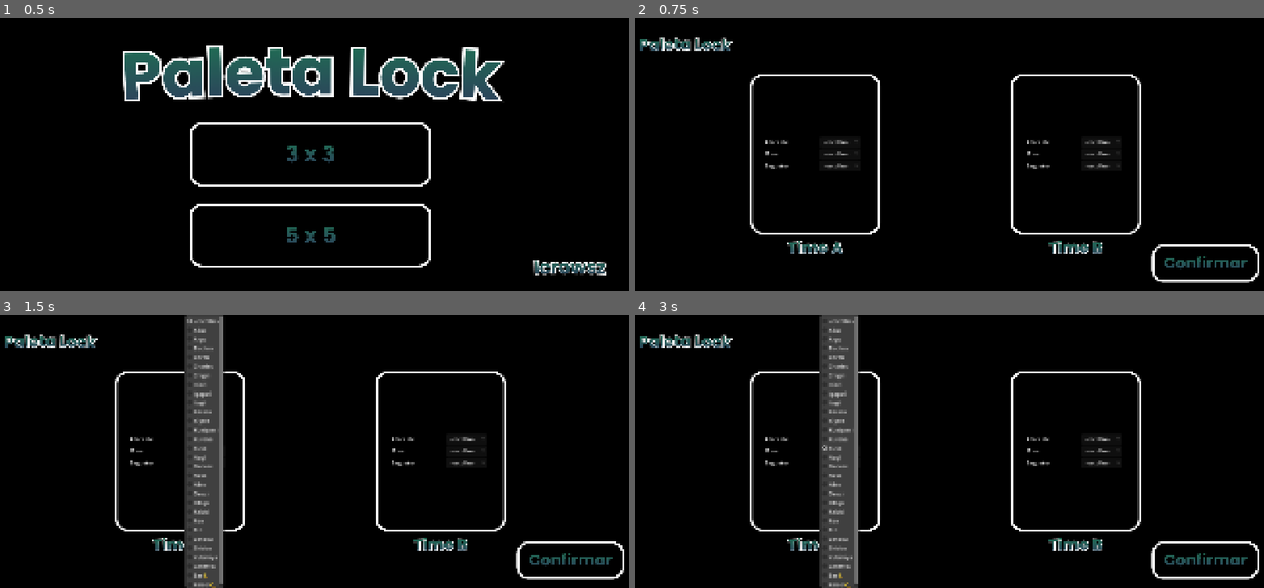
Above: before the commit, frames 1-4 (two rows, left to right).
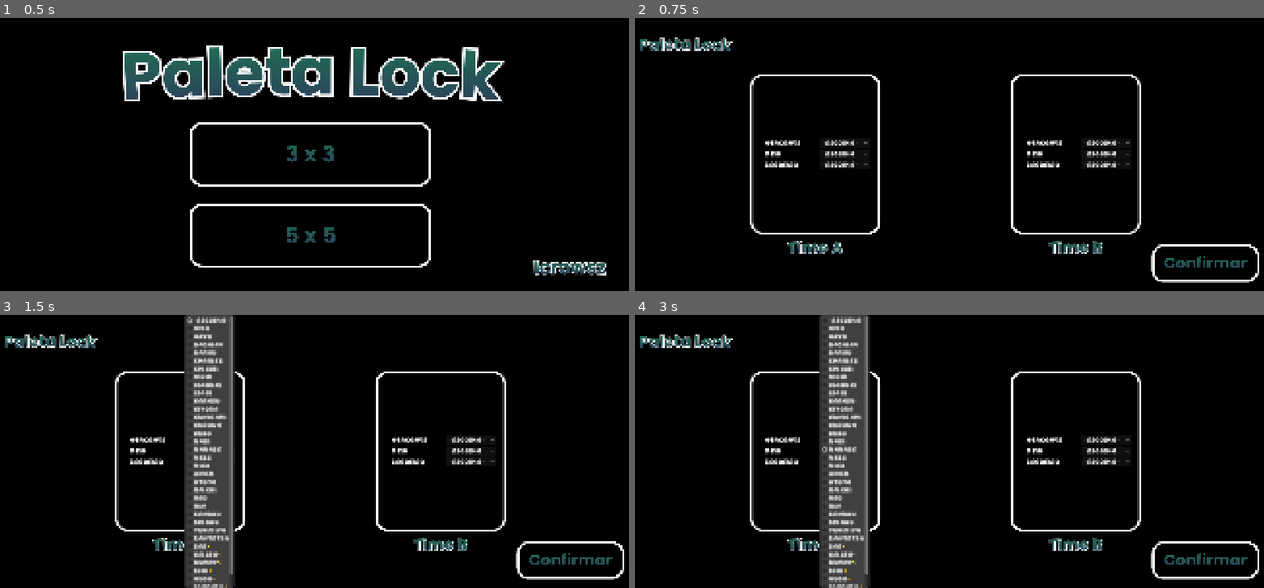
Above: after the commit, the same moments.

Repository: Icrowsz/BlueLock
Game: Godot game, scene res://cenas/TelaInicio.tscn
The game is run twice, just before and just after one commit, with the same random seed, the same clock (stepped at 60 frames per second) and the same inputs.
Inputs (mouse positions are in pixels of both pictures, inside the frame that each line leads up to):
- Up to frame 1 (0.5 s): no input
- Up to frame 2 (0.75 s): click (943, 154) at 0.5 s
- Up to frame 3 (1.5 s): click "- escolha -" at 1.25 s
- Up to frame 4 (3 s): click "- escolha -" at 2 s; click (842, 437) at 2.75 s, where only the run before the commit has a clickable "Kuso"

Frame 1 is identical in both runs. In frame 2, 1.1% of the frame differs, in the area x 20-79%, y 44-56%; in frame 3, 5.5%; in frame 4, 5.5%, in the area x 20-79%, y 0-100%.

Commit message:
vara
varia coisa i de cabeca pra baixo

Diff:
--- /dev/null
+++ b/bluelockpaletas/Panel.tres
@@ -0,0 +1,7 @@
+[gd_resource type="Theme" format=3 uid="uid://br34r4l2obcxa"]
+
+[ext_resource type="FontFile" uid="uid://d3ccb6f1n0mn7" path="res://imagens/Daydream DEMO.otf" id="1_galnp"]
+
+[resource]
+default_font = ExtResource("1_galnp")
+default_font_size = 12
--- a/bluelockpaletas/cenas/Campo.tscn
+++ b/bluelockpaletas/cenas/Campo.tscn
@@ -11,8 +11,7 @@
 [ext_resource type="PackedScene" uid="uid://4ydlbe37pwns" path="res://cenas/UiMenuEscolha.tscn" id="7_v3s62"]
 [ext_resource type="Script" uid="uid://b3dhnhqui1wpv" path="res://codigos/UIMensagem.gd" id="8_5pgv7"]
 [ext_resource type="Script" uid="uid://dntj5x3p225d8" path="res://codigos/UITurno.gd" id="8_57jda"]
-[ext_resource type="PackedScene" uid="uid://c6diob41p1sf" path="res://personagens/Isagi.tscn" id="12_v0bld"]
-[ext_resource type="PackedScene" uid="uid://o2reqxsrxtd6" path="res://personagens/Bachira.tscn" id="13_ndd8t"]
+[ext_resource type="Theme" uid="uid://br34r4l2obcxa" path="res://Panel.tres" id="9_v0bld"]
 
 [sub_resource type="RectangleShape2D" id="RectangleShape2D_237nx"]
 size = Vector2(1920, 72)
@@ -55,6 +54,14 @@
 
 [node name="Campo" type="Node2D" unique_id=13280438]
 script = ExtResource("1_57jda")
+
+[node name="Preto2" type="ColorRect" parent="." unique_id=1327589343]
+offset_left = -8.0
+offset_top = -8.0
+offset_right = 10703.11
+offset_bottom = 816.0
+scale = Vector2(0.18, 1)
+color = Color(0, 0, 0, 1)
 
 [node name="PosicoesTimeA" type="Node2D" parent="." unique_id=10764558]
 
@@ -253,7 +260,7 @@
 offset_bottom = 496.0
 
 [node name="Bola" parent="." unique_id=134841203 instance=ExtResource("2_6v1fn")]
-position = Vector2(1032, 656)
+position = Vector2(960, 404)
 
 [node name="Placar" type="CanvasLayer" parent="." unique_id=1483574033]
 script = ExtResource("5_03kpf")
@@ -299,15 +306,15 @@
 script = ExtResource("7_i77rs")
 
 [node name="PanelContainer" type="PanelContainer" parent="UIHabilidade" unique_id=340160831]
-offset_left = 808.0
-offset_top = 824.0
-offset_right = 1112.0
-offset_bottom = 872.0
+offset_left = 736.0
+offset_top = 832.0
+offset_right = 1040.0
+offset_bottom = 880.0
 
 [node name="ContainerHabilidades" type="HBoxContainer" parent="UIHabilidade/PanelContainer" unique_id=1872510875]
 unique_name_in_owner = true
 layout_mode = 2
-alignment = 1
+theme = ExtResource("9_v0bld")
 
 [node name="UiMenuEscolha" parent="." unique_id=1211051750 instance=ExtResource("7_v3s62")]
 
@@ -343,17 +350,10 @@
 
 [node name="LabelMensagem" type="Label" parent="UIMensagem" unique_id=974411143]
 unique_name_in_owner = true
-offset_left = 640.0
-offset_top = 880.0
-offset_right = 1280.0
-offset_bottom = 936.0
+offset_left = 416.0
+offset_top = 896.0
+offset_right = 1504.0
+offset_bottom = 952.0
 theme_override_fonts/font = ExtResource("6_cvsoc")
 theme_override_font_sizes/font_size = 13
-horizontal_alignment = 1
 vertical_alignment = 1
-
-[node name="Isagi" parent="." unique_id=755908930 instance=ExtResource("12_v0bld")]
-position = Vector2(1647.9999, 392)
-
-[node name="Bachira" parent="." unique_id=1299557394 instance=ExtResource("13_ndd8t")]
-position = Vector2(970.9999, 679.99994)
--- a/bluelockpaletas/cenas/EfeitoHabilidade.tscn
+++ b/bluelockpaletas/cenas/EfeitoHabilidade.tscn
@@ -11,6 +11,6 @@
 offset_left = 728.00006
 offset_right = 1808.0
 offset_bottom = 1920.0
-scale = Vector2(0.43, 0.43)
+scale = Vector2(0.422, 0.422)
 texture = ExtResource("2_jfikp")
 stretch_mode = 5
--- a/bluelockpaletas/cenas/Escalacao.tscn
+++ b/bluelockpaletas/cenas/Escalacao.tscn
@@ -2,6 +2,7 @@
 
 [ext_resource type="Script" uid="uid://bwpt6ibwge6ah" path="res://codigos/Escalacao.gd" id="1_ok3pp"]
 [ext_resource type="Texture2D" uid="uid://df2lqet7tad87" path="res://imagens/Escalacai.png" id="2_57l4s"]
+[ext_resource type="Theme" uid="uid://br34r4l2obcxa" path="res://Panel.tres" id="3_ghwlv"]
 
 [node name="Escalacao" type="Control" unique_id=188143248]
 layout_mode = 3
@@ -23,6 +24,7 @@
 offset_top = 168.0
 offset_right = 760.0
 offset_bottom = 640.0
+theme = ExtResource("3_ghwlv")
 alignment = 1
 
 [node name="ContainerTimeB" type="VBoxContainer" parent="." unique_id=555936228]
@@ -32,6 +34,7 @@
 offset_top = 168.0
 offset_right = 1536.0
 offset_bottom = 640.0
+theme = ExtResource("3_ghwlv")
 alignment = 1
 
 [node name="BotaoConfirmar" type="Button" parent="." unique_id=729832173]
--- a/bluelockpaletas/cenas/UiMenuEscolha.tscn
+++ b/bluelockpaletas/cenas/UiMenuEscolha.tscn
@@ -1,6 +1,7 @@
 [gd_scene format=3 uid="uid://4ydlbe37pwns"]
 
 [ext_resource type="Script" uid="uid://1007j3psbqq5" path="res://codigos/UIMenuEscolha.gd" id="1_u6edn"]
+[ext_resource type="Theme" uid="uid://br34r4l2obcxa" path="res://Panel.tres" id="2_ahr77"]
 
 [node name="UiMenuEscolha" type="CanvasLayer" unique_id=1211051750]
 visible = false
@@ -11,6 +12,7 @@
 offset_top = 824.0
 offset_right = 176.0
 offset_bottom = 864.0
+theme = ExtResource("2_ahr77")
 
 [node name="VBoxContainer" type="VBoxContainer" parent="PainelOpcoes" unique_id=132631120]
 layout_mode = 2
--- a/bluelockpaletas/codigos/EfeitoHabilidade.gd
+++ b/bluelockpaletas/codigos/EfeitoHabilidade.gd
@@ -28,6 +28,7 @@
 ##    CENA, não só o script) com o nome "EfeitoHabilidade".
 
 @onready var imagem: TextureRect = $ImagemDesire
+
 
 
 func _ready() -> void:
--- a/bluelockpaletas/codigos/Hugo.gd
+++ b/bluelockpaletas/codigos/Hugo.gd
@@ -1,7 +1,7 @@
 extends Botao
 class_name Hugo
 
-## Hugo Aiuchi (?)
+## Hugo
 ##
 ## - Mechanic: passe AUTOMÁTICO (sem clicar em ninguém — escolhe sozinho
 ##   o aliado mais próximo dentro de um alcance bem maior que o normal)
--- a/bluelockpaletas/codigos/Personagens.gd
+++ b/bluelockpaletas/codigos/Personagens.gd
@@ -39,6 +39,11 @@
 	"Zantetsu": preload("res://personagens/Zantetsu.tscn"),
 	"Sae💫": preload("res://personagens/Sae.tscn"),
 	"Kaiser💫": preload("res://personagens/Kaiser.tscn"),
+	"Bunny💫": preload("res://personagens/Bunny.tscn"),
+	"Loki💫": preload("res://personagens/Loki.tscn"),
+	"Hugo💫": preload("res://personagens/Hugo.tscn"),
+	"Lorenzo💫": preload("res://personagens/Lorenzo.tscn"),
+	"Teddy💫": preload("res://personagens/Teddy.tscn"),
 }
 
 
--- a/bluelockpaletas/codigos/Sae.gd
+++ b/bluelockpaletas/codigos/Sae.gd
@@ -41,7 +41,7 @@
 
 @export_group("Perfect Pass")
 @export var duracao_perfect_pass: float = 0.6
-@export var alcance_maximo_perfect_pass: float = 350.0  ## distância MÁXIMA a partir da bola — cliques mais longe são "puxados" de volta pra essa distância
+@export var alcance_maximo_perfect_pass: float = 600.0  ## distância MÁXIMA a partir da bola — cliques mais longe são "puxados" de volta pra essa distância
 @export var cooldown_perfect_pass: int = 7
 
 @export_group("Royal Heelflick")
Binary file added: bluelockpaletas/imagens/chemicals/geniusmiracle.png
Not shown, added: bluelockpaletas/imagens/chemicals/geniusmiracle.png.import
